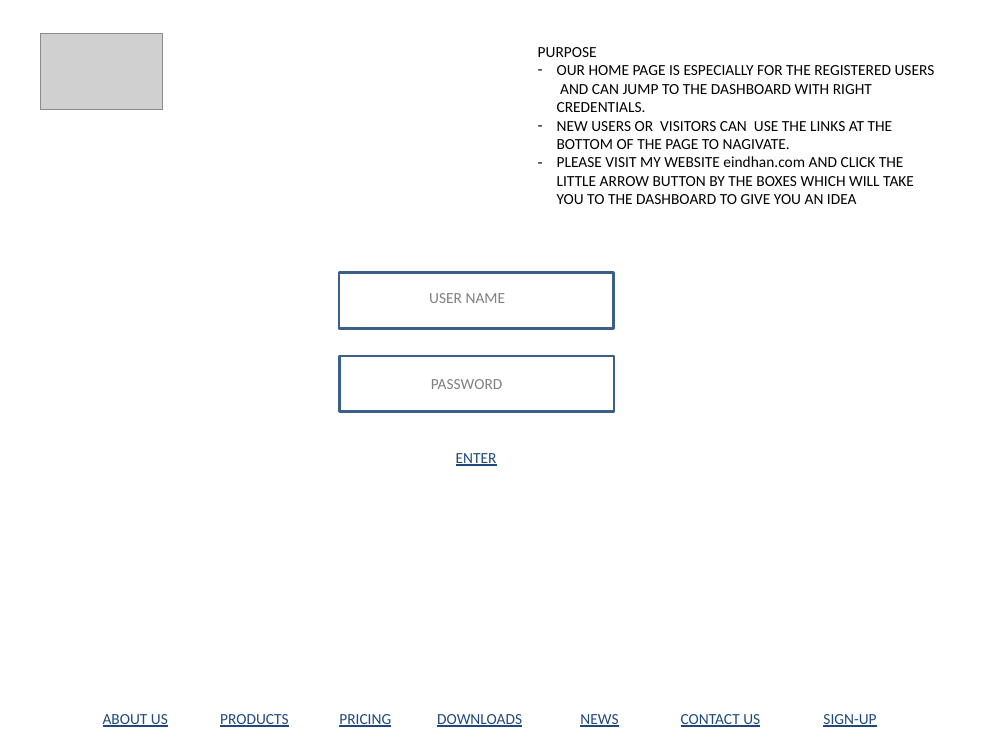
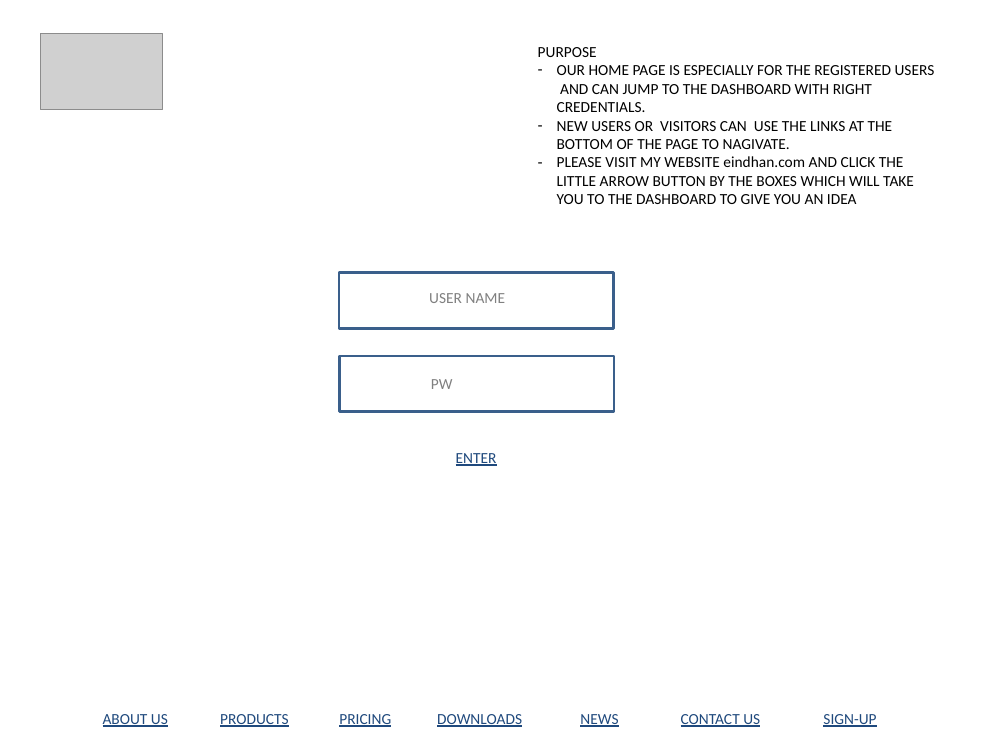
Before and after one commit to vikramchoudermet/WireFrame, a slide deck: slide 1 of Version1.0 - Wire Frame.pptx. Drawn at 1008x756 pixels with LibreOffice and Linux fonts; fonts in the diff are those of the drawing; grey boxes stand for pictures. Boxes give left, top, right and bottom in pixels: in the first picture for what was removed or moved away, otherwise in the second. Text is boxed around its words. In the diff, an @@ line names an element or a change of style, - is before the commit and + after.

Commit message:
MVP version

```diff
--- a/Version1.0 - Wire Frame.pptx
+++ b/Version1.0 - Wire Frame.pptx
@@ text at (431, 379, 453, 389): text changed @@
-PASSWORD
+PW
```
